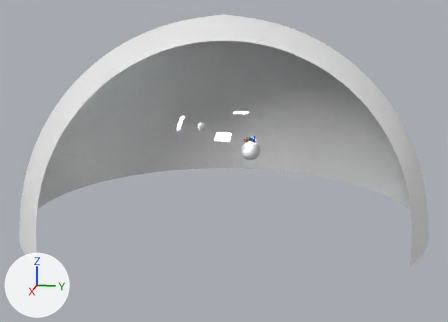
What one commit did to the Blender file 03-Scenes/Intro.blend.
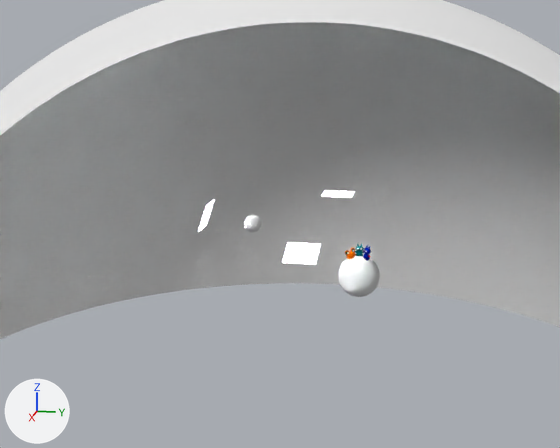
There are two pictures of each version: one whole from a 50 mm lens placed at (89.0, 17.8, 20.5), pointed at (1.4, 0.3, -1.4), one close up from a 50 mm lens placed at (50.7, 8.7, 16.1), pointed at (3.5, -0.8, 4.3). The axes (+X, +Y, +Z) are drawn at lower left. The lights are the same throughout. Everything nearer to the camera than a plane just in front of the edit is cut away.

The older version as bpy lines, for what is in view:
```python
me_plane_001 = bpy.data.meshes.new('Plane.001')
me_plane_001.from_pydata(...)  # 4 vertices, 1 face; spans x -1.0..1.0, y -1.0..1.0, z 0.0
me_plane_001.materials.append(mat_material_002)  # white #e7e7e7
me_plane_002 = bpy.data.meshes.new('Plane.002')
me_plane_002.from_pydata(...)  # 4 vertices, 1 face; spans x -1.0..1.0, y -1.0..1.0, z 0.0
me_plane_002.materials.append(mat_material_003)  # white #e7e7e7
me_plane_004 = bpy.data.meshes.new('Plane.004')
me_plane_004.from_pydata(...)  # 4 vertices, 1 face; spans x -1.0..1.0, y -1.0..1.0, z 0.0
me_plane_004.materials.append(mat_material_003)  # white #e7e7e7
ob_erde = bpy.data.objects.new('erde', None)
ob_erde.location = (0.0, 4.03, 0.0)
ob_erde.rotation_euler = (0.0, 0.0, -2.275)  # degrees (0, 0, -130)
ob_erde.scale = (0.365, 0.365, 0.365)
ob_erde.show_instancer_for_render = False
ob_erde.instance_type = 'COLLECTION'
ob_erde.instance_collection = col_erde
ob_froschfinal = bpy.data.objects.new('froschfinal', None)
ob_froschfinal.location = (0.24, 3.55, 1.27)
ob_froschfinal.rotation_euler = (0.299, 0.0, 0.552)  # degrees (17, 0, 32)
ob_froschfinal.scale = (0.064, 0.064, 0.064)
ob_froschfinal.show_instancer_for_render = False
ob_froschfinal.instance_type = 'COLLECTION'
ob_froschfinal.instance_collection = col_froschfinal
ob_plane_000 = bpy.data.objects.new('Plane.000', me_plane_004)
ob_plane_000.location = (6.48, 1.16, 3.27)
ob_plane_000.rotation_euler = (0.0, 0.387, 0.0)  # degrees (0, 22, 0)
ob_plane_001 = bpy.data.objects.new('Plane.001', me_plane_001)
ob_plane_001.location = (0.22, -6.62, 3.79)
ob_plane_001.rotation_euler = (-1.894, 0.0, 0.0)  # degrees (-109, 0, 0)
ob_plane_002 = bpy.data.objects.new('Plane.002', me_plane_002)
ob_plane_002.location = (0.0, 2.5, 5.65)
# also in view: 'himmel' at (0.0, 0.0, 4.5)
```
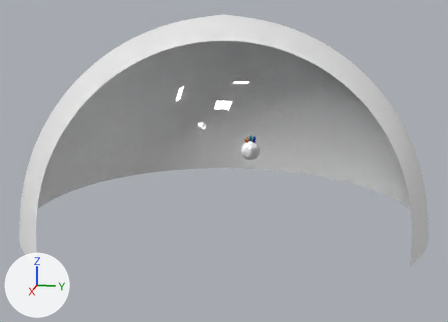
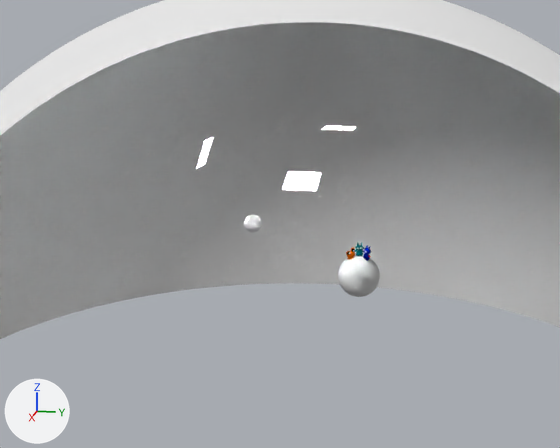
Where the change shows, as pixel boxes (x1, y1, x2, y2) in the close-ups (560 x 448 px):
'Plane.000', moved
    before: (282, 242, 320, 264)
    after: (282, 171, 321, 191)
'Plane.001', moved
    before: (198, 200, 214, 232)
    after: (196, 137, 213, 169)
'Plane.002', moved
    before: (322, 190, 354, 197)
    after: (323, 126, 355, 130)
'froschfinal', moved, turned
    before: (345, 248, 356, 259)
    after: (346, 248, 355, 259)

The change in detail:
Object 'froschfinal' (ob_froschfinal) moves from (0.24, 3.55, 1.27) to (0.24, 3.55, 1.26).
Object 'froschfinal' (ob_froschfinal) turns from (17, 0, 32) to (17, 0, 50) degrees about x, y and z.
Object 'Plane.000' (ob_plane_000) moves from (6.48, 1.16, 3.27) to (6.48, 1.16, 7.67).
Object 'Plane.002' (ob_plane_002) moves from (0.0, 2.5, 5.65) to (0.0, 2.5, 10.04).
Object 'Plane.001' (ob_plane_001) moves from (0.22, -6.62, 3.79) to (0.22, -6.62, 8.19).
